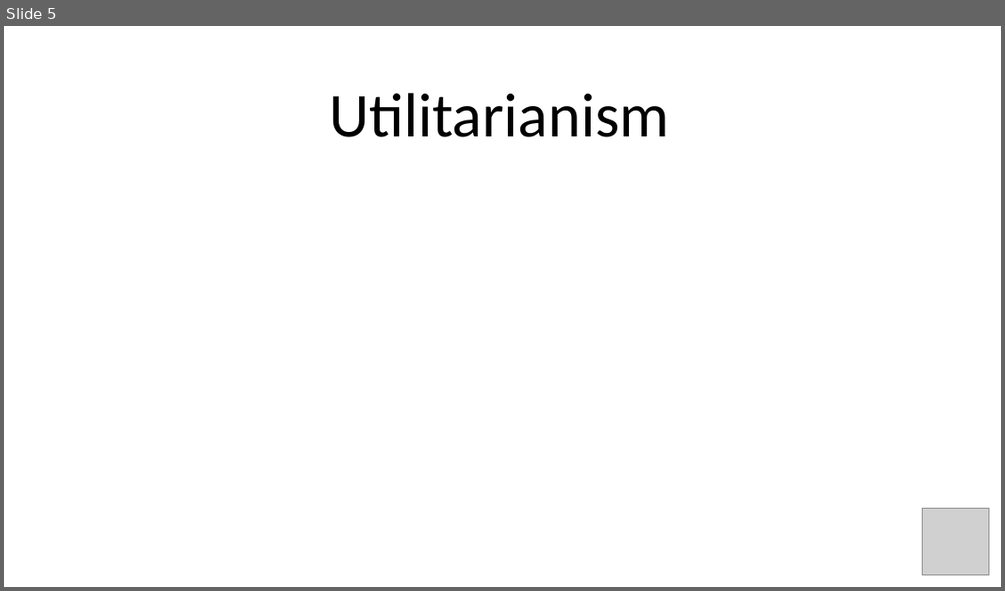
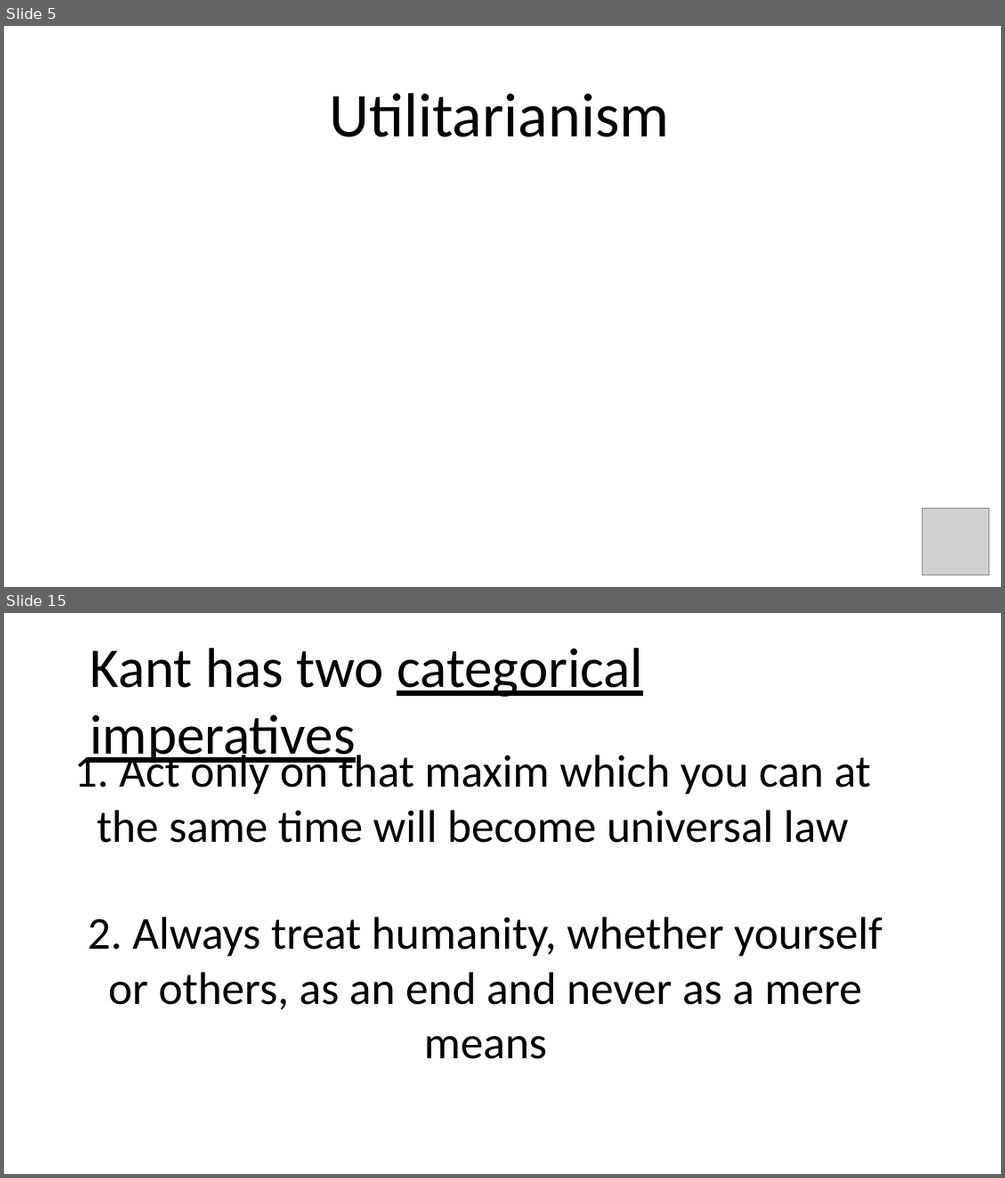
Before and after one commit to winkelmantanner/winkelmantanner.github.io, a slide deck: Presentation1.pptx. Shown one above the other, each under a label of ours: slide 5 before the commit, slides 5 and 15 after it; the slides between them are not shown. The pictures are 1005x591 and 1005x1178 pixels, drawn with LibreOffice and Linux fonts; fonts in the diff are those of the drawing; grey boxes stand for pictures. Boxes give left, top, right and bottom in pixels: in the first picture for what was removed or moved away, otherwise in the second. Text is boxed around its words. In the diff, an @@ line names an element or a change of style, - is before the commit and + after.

```diff
--- a/Presentation1.pptx
+++ b/Presentation1.pptx
@@ slide 15 added at <box>4,613,1001,1174</box>, background #FFFFFF @@
@@ text added at <box>89,648,643,768</box>, 54 pt, text #000000, underline @@
+Kant has two categorical imperatives
@@ text added at <box>74,749,871,843</box>, 44 pt, text #000000 @@
+1. Act only on that maxim which you can at the same time will become universal law
@@ text added at <box>88,916,882,1059</box>, 44 pt, text #000000 @@
+2. Always treat humanity, whether yourself or others, as an end and never as a mere means
```
Also in this commit, not shown: 1 slide changed, 11 other slides added, 2 other files.
